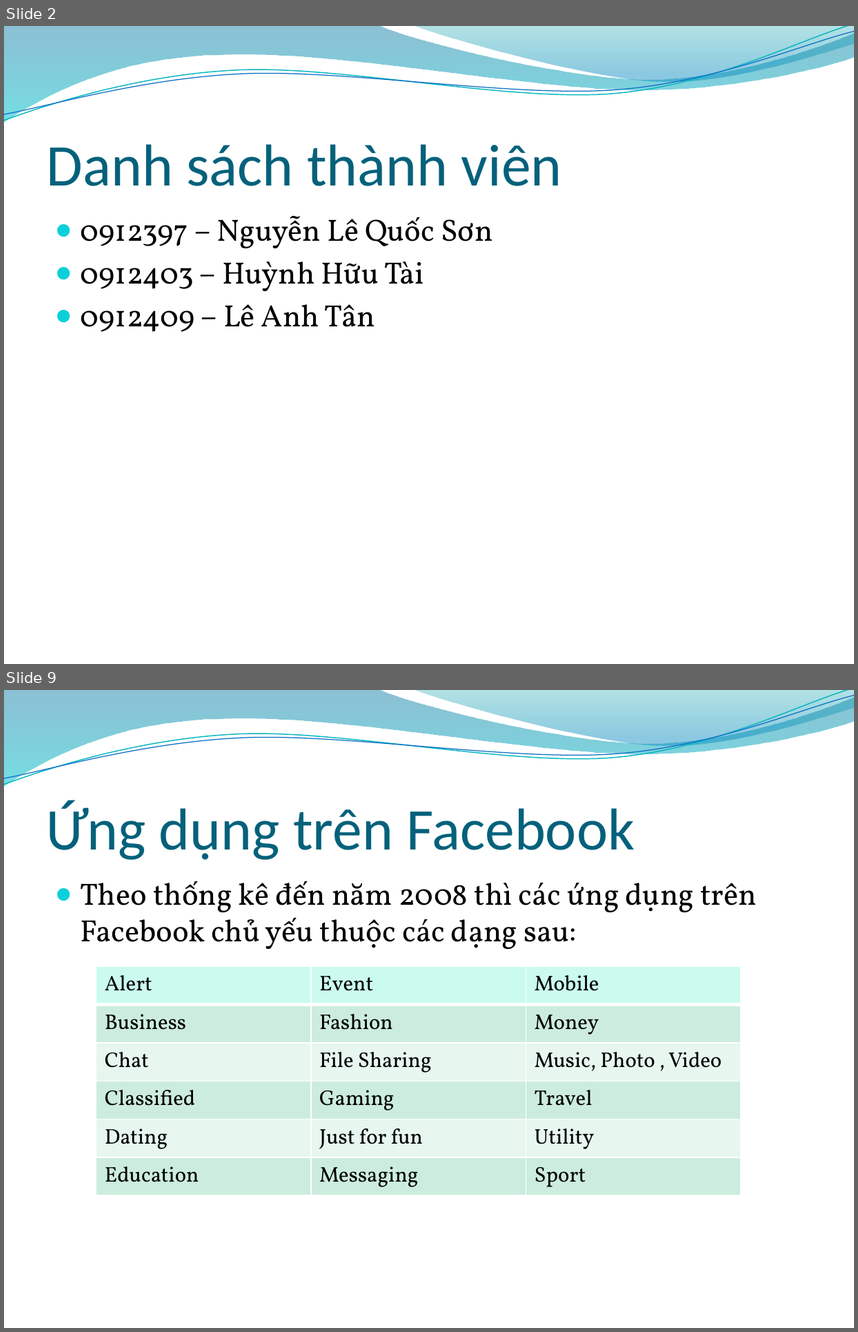
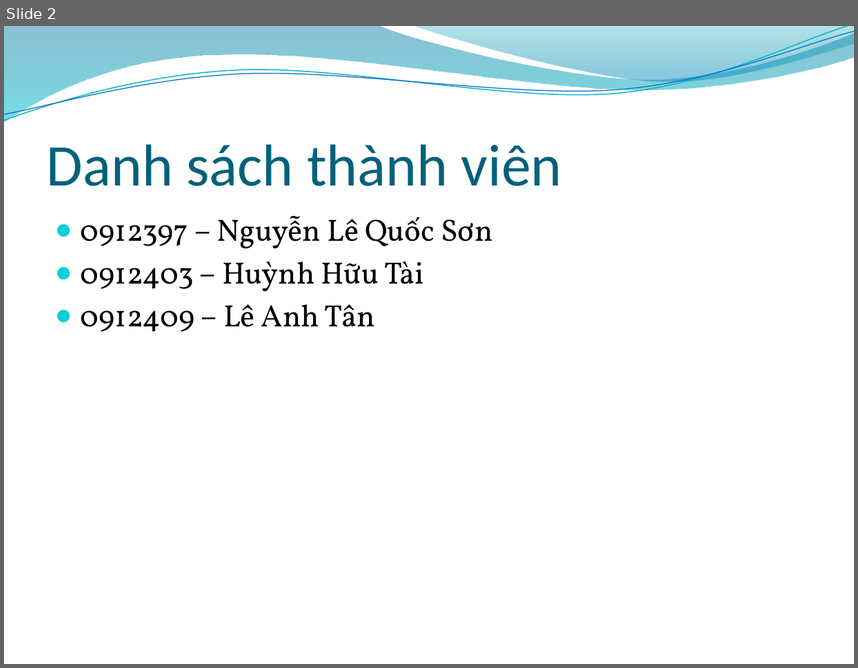
Before and after one commit to tuankit/web-api-project, a slide deck: 0912397_0912403_0912409_FacebookAPI_10/Slide/Facebook API.pptx. Shown one above the other, each under a label of ours: slides 2 and 9 before the commit, slide 2 after it; the slides between them are not shown. The pictures are 858x1332 and 858x668 pixels, drawn with LibreOffice and Linux fonts; fonts in the diff are those of the drawing; background and template pictures are left out. Boxes give left, top, right and bottom in pixels: in the first picture for what was removed or moved away, otherwise in the second. Text is boxed around its words. In the diff, an @@ line names an element or a change of style, - is before the commit and + after.

```diff
--- a/0912397_0912403_0912409_FacebookAPI_10/Slide/Facebook API.pptx
+++ b/0912397_0912403_0912409_FacebookAPI_10/Slide/Facebook API.pptx
@@ slide 9 removed at (4, 690, 854, 1328), background picture (left out); not listed: 4 template elements that a slide beside it also shows @@
@@ title removed at (47, 800, 635, 860) @@
-Ứng dụng trên Facebook
@@ text removed at (81, 880, 757, 949) @@
-● Theo thống kê đến năm 2008 thì các ứng dụng trên Facebook chủ yếu thuộc các dạng sau:
@@ table removed at (96, 966, 741, 1190), 6 rows, 3 columns @@
-Alert | Event | Mobile
-Business | Fashion | Money
-Chat | File Sharing | Music, Photo , Video
-Classified | Gaming | Travel
-Dating | Just for fun | Utility
-Education | Messaging | Sport
```
Also in this commit, not shown: 6 slides changed, 2 slides added, 5 other slides removed.
